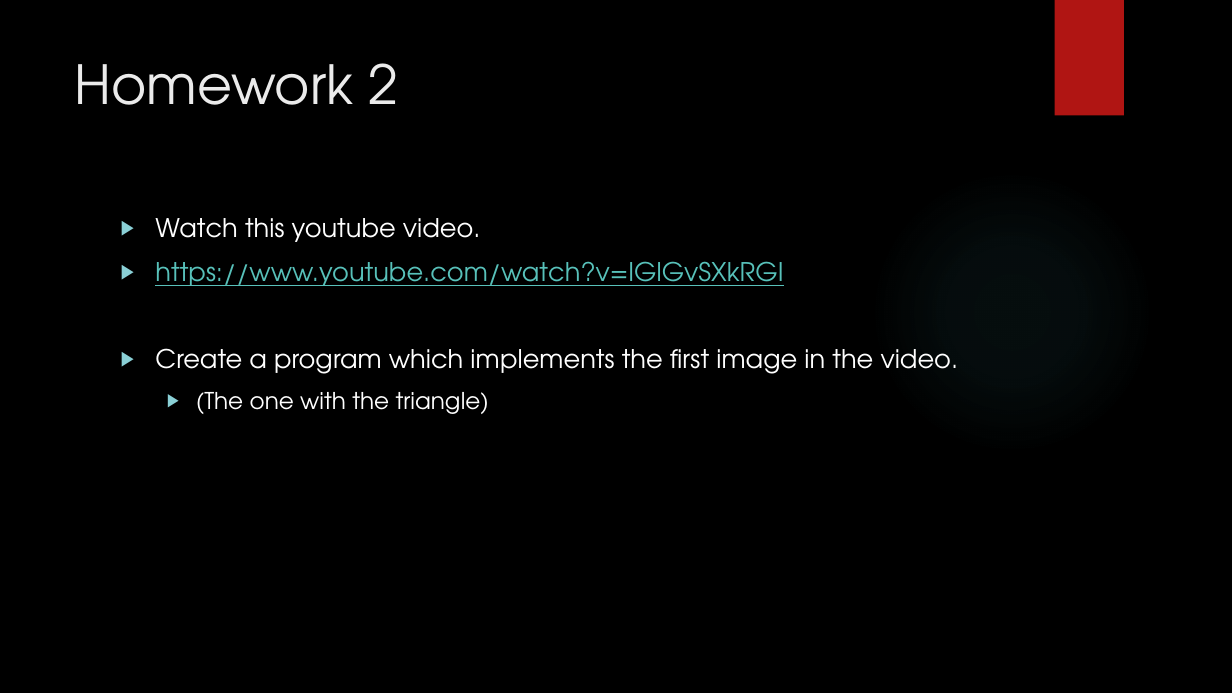
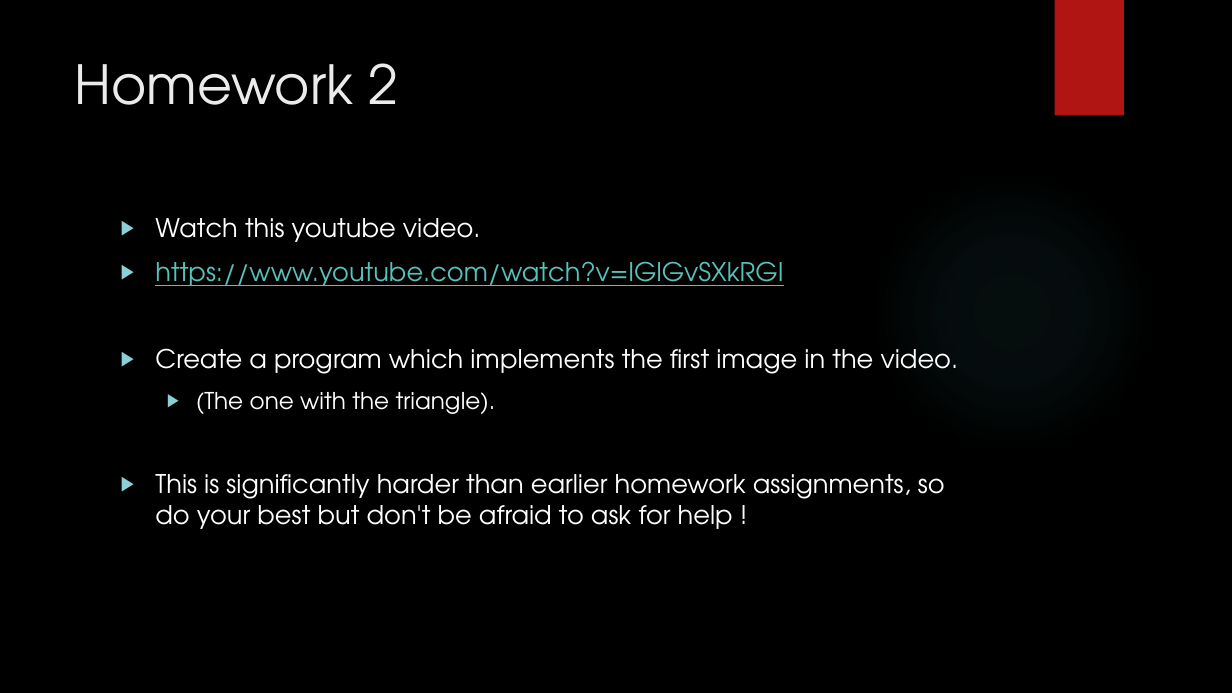
Before and after one commit to davidgroves/DGM_Tutorials, a slide deck: slide 23 of week6/week6.pptx. Drawn at 1232x693 pixels with LibreOffice and Linux fonts; fonts in the diff are those of the drawing; background and template pictures are left out. Boxes give left, top, right and bottom in pixels: in the first picture for what was removed or moved away, otherwise in the second. Text is boxed around its words. In the diff, an @@ line names an element or a change of style, - is before the commit and + after.

Commit message:
Noted homework2 (week6) is hard.

```diff
--- a/week6/week6.pptx
+++ b/week6/week6.pptx
@@ text at (155,392,945,529): text changed; size 18 to 20 pt @@
-  ▶ (The one with the triangle)
+  ▶ (The one with the triangle).
+▶ This is significantly harder than earlier homework assignments, so do your best but don't be afraid to ask for help !
```
